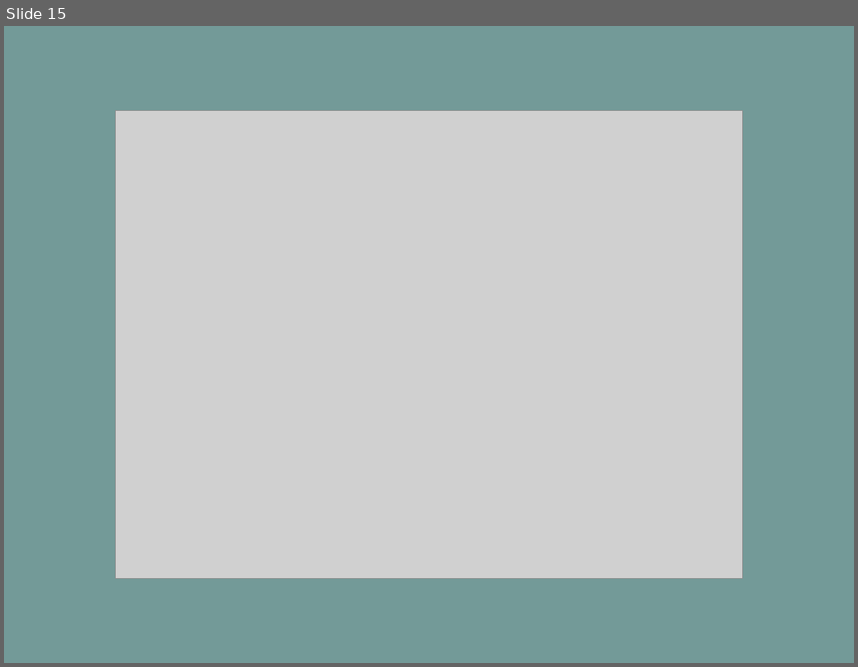
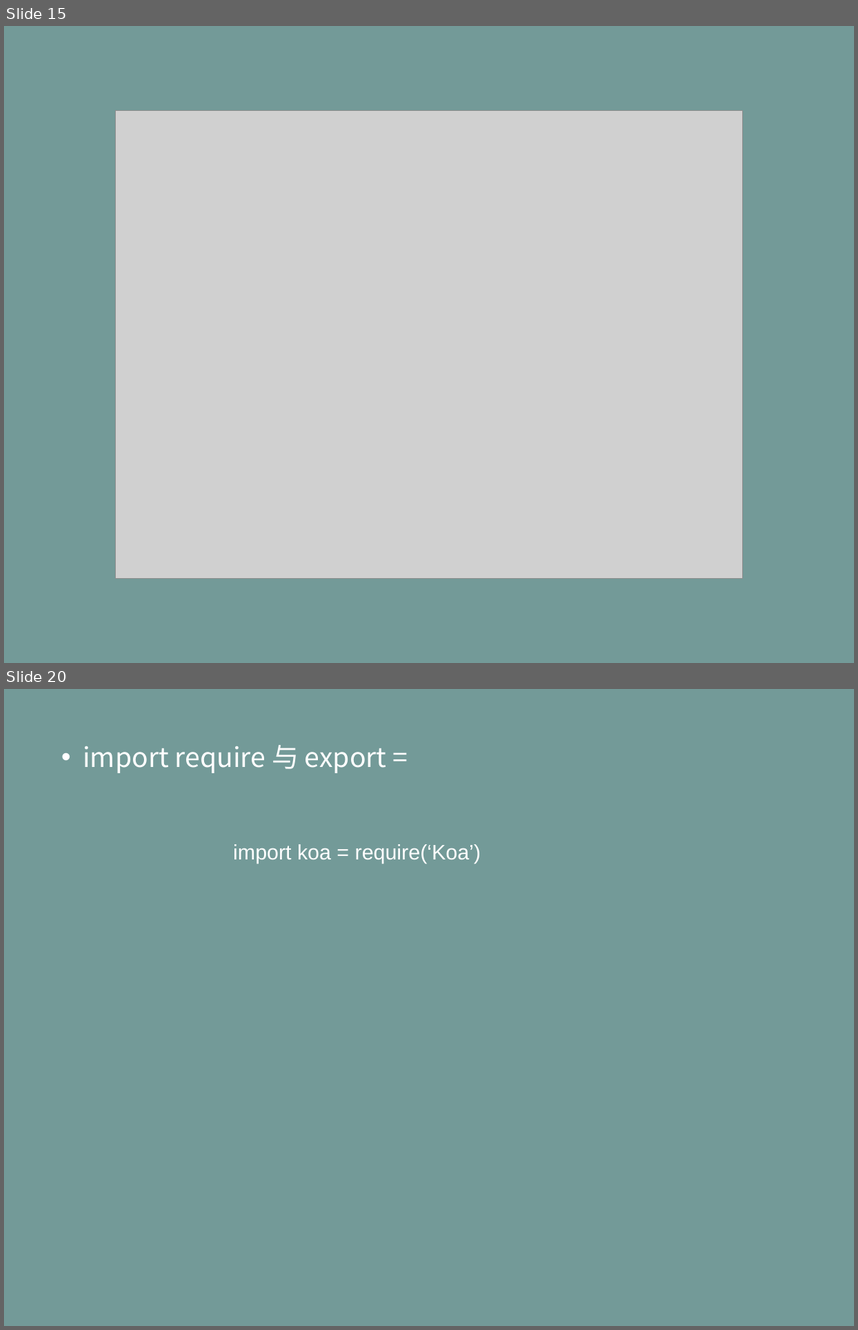
Before and after one commit to life0727/blog, a slide deck: ppt/typescript（二）.pptx. Shown one above the other, each under a label of ours: slide 15 before the commit, slides 15 and 20 after it; the slides between them are not shown. The pictures are 858x667 and 858x1330 pixels, drawn with LibreOffice and Linux fonts; fonts in the diff are those of the drawing; grey boxes stand for pictures. Boxes give left, top, right and bottom in pixels: in the first picture for what was removed or moved away, otherwise in the second. Text is boxed around its words. In the diff, an @@ line names an element or a change of style, - is before the commit and + after.

```diff
--- a/ppt/typescript（二）.pptx
+++ b/ppt/typescript（二）.pptx
@@ slide 20 added at (4, 689, 854, 1326), background #739A98 @@
@@ text added at (83, 745, 387, 773), 36 pt, text #FFFFFF @@
+• import require 与 export =
@@ text added at (233, 844, 481, 864), 28 pt, text #FFFFFF @@
+import koa = require(‘Koa’)
```
Also in this commit, not shown: 5 slides changed, 4 other slides added.
